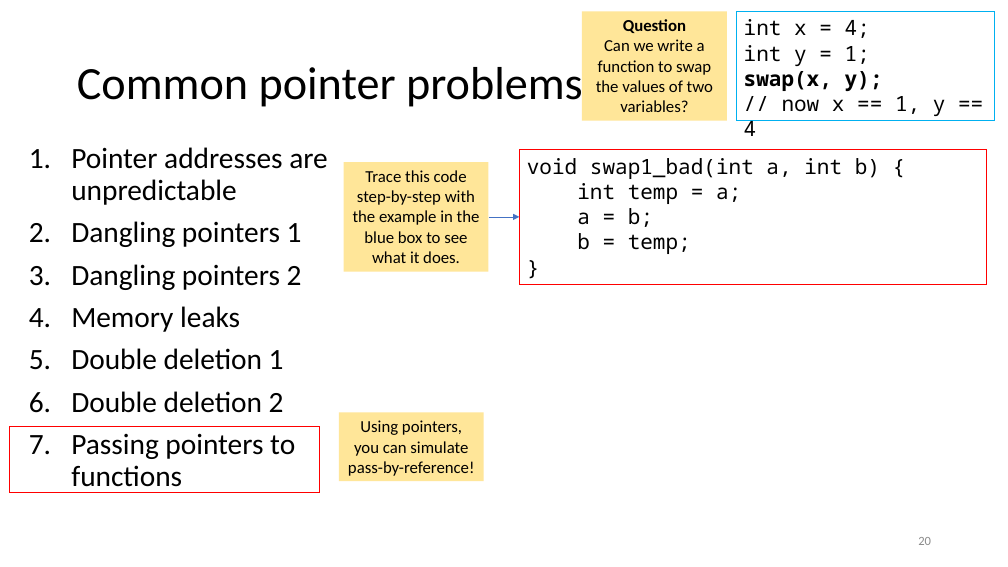
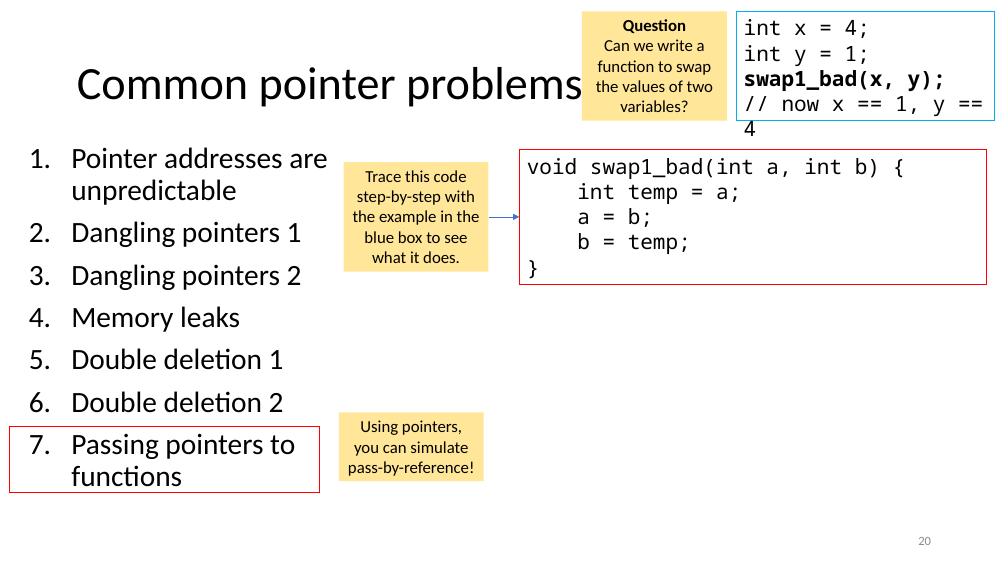
Before and after one commit to tjd1234/cmpt135spring2024, a slide deck: slide 20 of sample_code/week4/week4_cmpt135.pptx. Drawn at 1008x567 pixels with LibreOffice and Linux fonts; fonts in the diff are those of the drawing. Boxes give left, top, right and bottom in pixels: in the first picture for what was removed or moved away, otherwise in the second. Text is boxed around its words. In the diff, an @@ line names an element or a change of style, - is before the commit and + after.

```diff
--- a/sample_code/week4/week4_cmpt135.pptx
+++ b/sample_code/week4/week4_cmpt135.pptx
@@ text in rectangle at [744,19,946,91]: text changed; bold on @@
-int x = 4;
-int y = 1;
-swap(x, y);
+int x = 4;
+int y = 1;
+swap1_bad(x, y);
```
Also in this commit, not shown: 21 other slides changed, 34 slides added, 1 slide removed, 1 other file.
